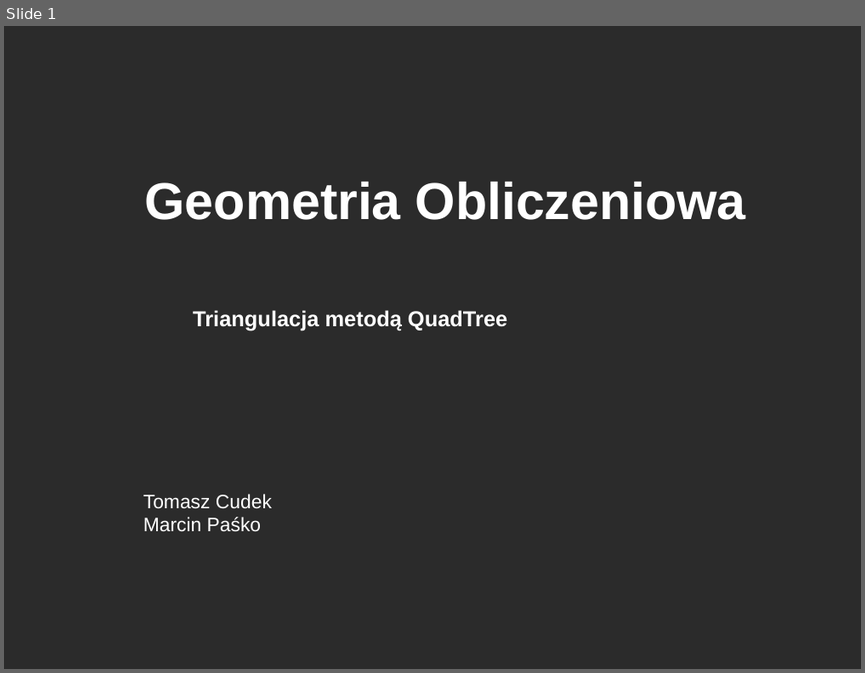
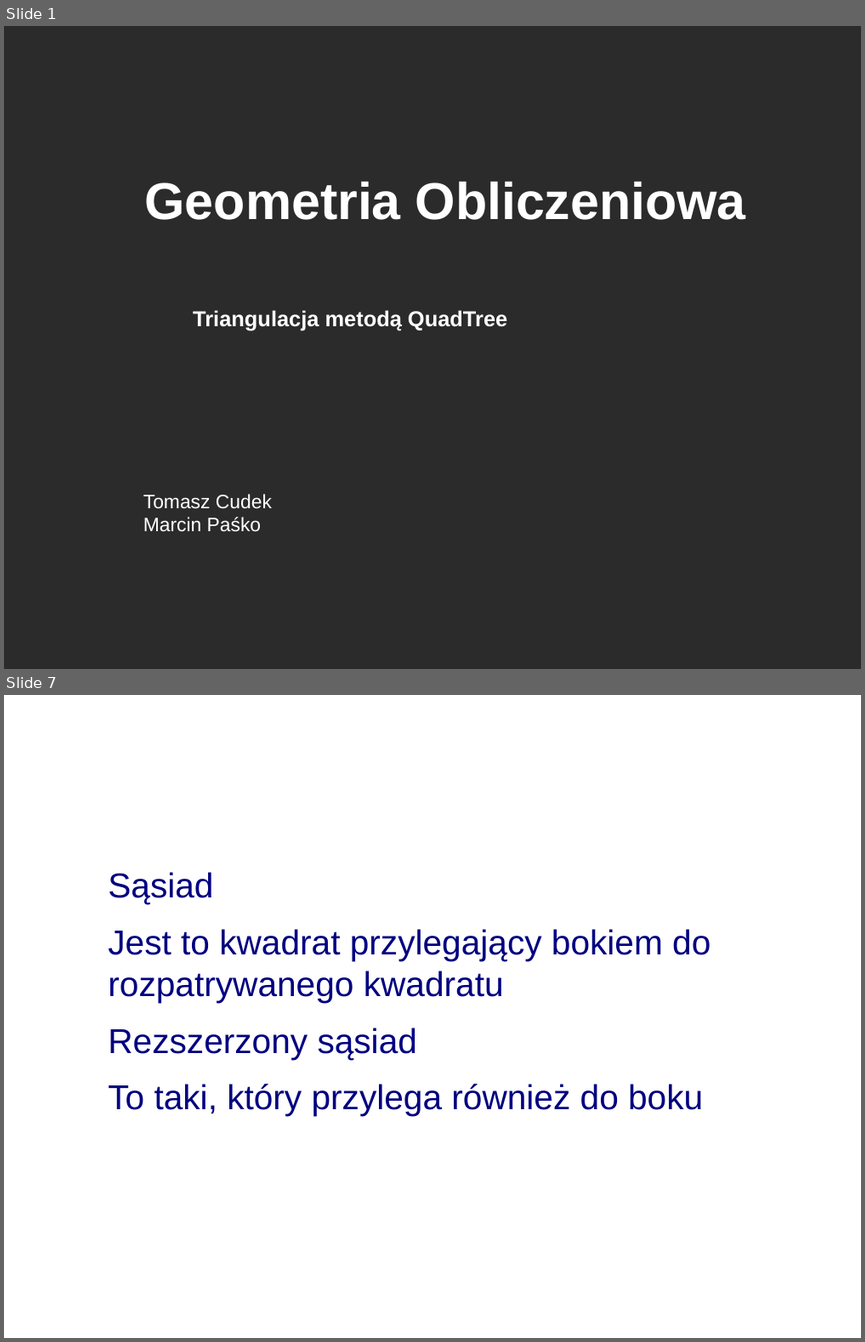
Before and after one commit to mpasko/geometry, a slide deck: presentation.odp. Shown one above the other, each under a label of ours: slide 1 before the commit, slides 1 and 7 after it; the slides between them are not shown. The pictures are 865x673 and 865x1342 pixels, drawn with LibreOffice and Linux fonts; fonts in the diff are those of the drawing; background and template pictures are left out; a plain dark background stands for a picture behind light text. Boxes give left, top, right and bottom in pixels: in the first picture for what was removed or moved away, otherwise in the second. Text is boxed around its words. In the diff, an @@ line names an element or a change of style, - is before the commit and + after.

```diff
--- a/presentation.odp
+++ b/presentation.odp
@@ slide 7 added at [4,695,861,1338], background picture (left out) @@
@@ title added at [46,743,800,850], 44 pt, text #FFFFFF, bold @@
+Sąsiedzi
@@ text added at [108,872,710,1116], 32 pt, text #000080 @@
+Sąsiad
+● Jest to kwadrat przylegający bokiem do rozpatrywanego kwadratu
+Rezszerzony sąsiad
+● To taki, który przylega również do boku
```
Also in this commit, not shown: 3 slides changed, 10 other slides added, 6 other files.
